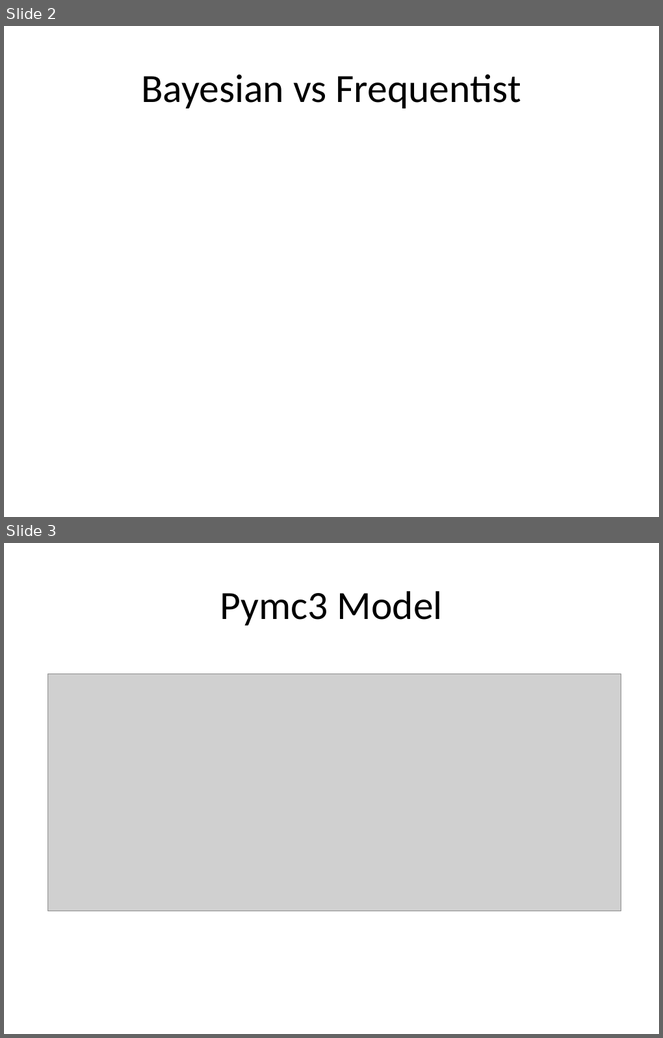
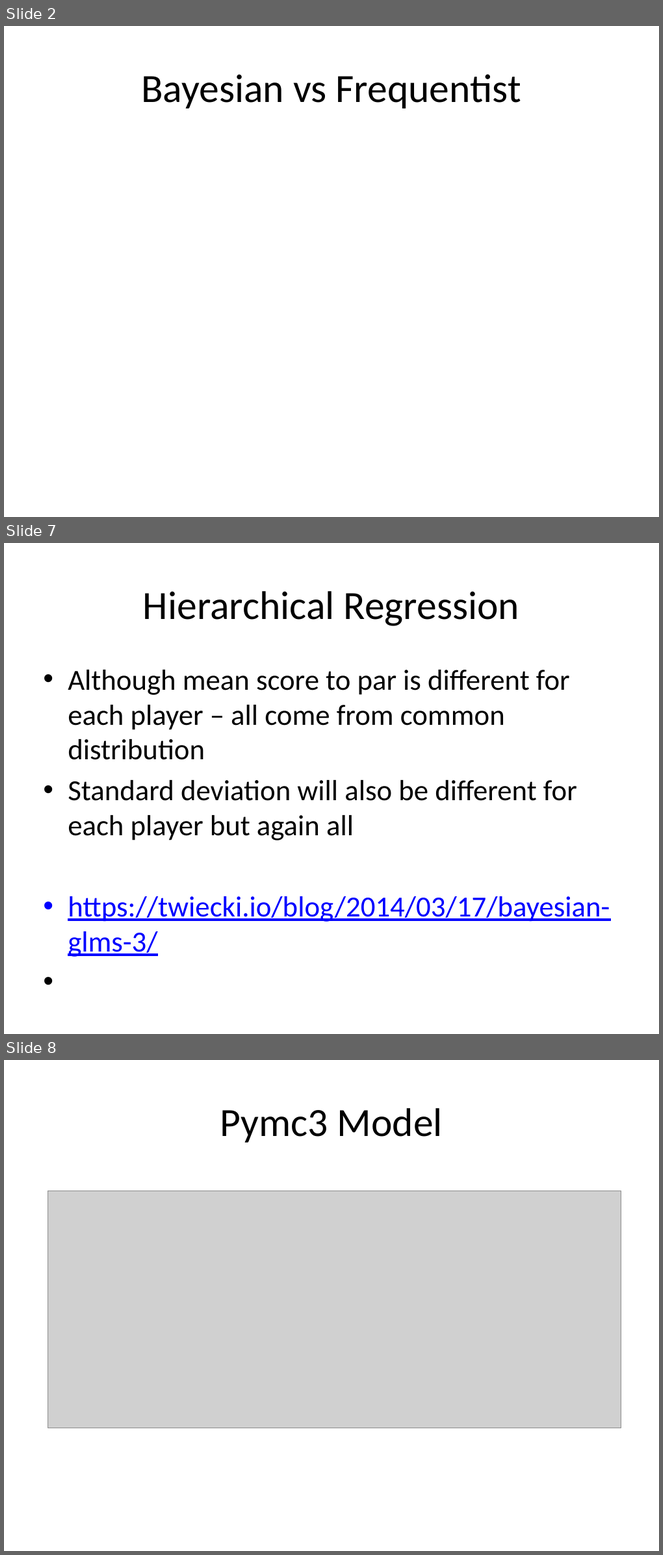
Before and after one commit to killianfarrell2/PGA_Golf, a slide deck: Tournament_level_model/Presentation/PGA_Tour_golf.pptx. Shown one above the other, each under a label of ours: slides 2 and 3 before the commit, slides 2, 7 and 8 after it; the slides between them are not shown. The pictures are 663x1038 and 663x1555 pixels, drawn with LibreOffice and Linux fonts; fonts in the diff are those of the drawing; grey boxes stand for pictures. Boxes give left, top, right and bottom in pixels: in the first picture for what was removed or moved away, otherwise in the second. Text is boxed around its words. In the diff, an @@ line names an element or a change of style, - is before the commit and + after.

```diff
--- a/Tournament_level_model/Presentation/PGA_Tour_golf.pptx
+++ b/Tournament_level_model/Presentation/PGA_Tour_golf.pptx
@@ slide 7 added at [4,543,659,1034], background #FFFFFF @@
@@ title added at [143,591,519,626], 44 pt, text #000000 @@
+Hierarchical Regression
@@ text added at [68,670,610,957], 32 pt, text #000000 @@
+• Although mean score to par is different for each player – all come from common distribution
+• Standard deviation will also be different for each player but again all
+• https://twiecki.io/blog/2014/03/17/bayesian-glms-3/
@@ what was slide 3 is now slide 8 @@
```
Also in this commit, not shown: 5 other slides added, 1 slide removed, 2 other files.
